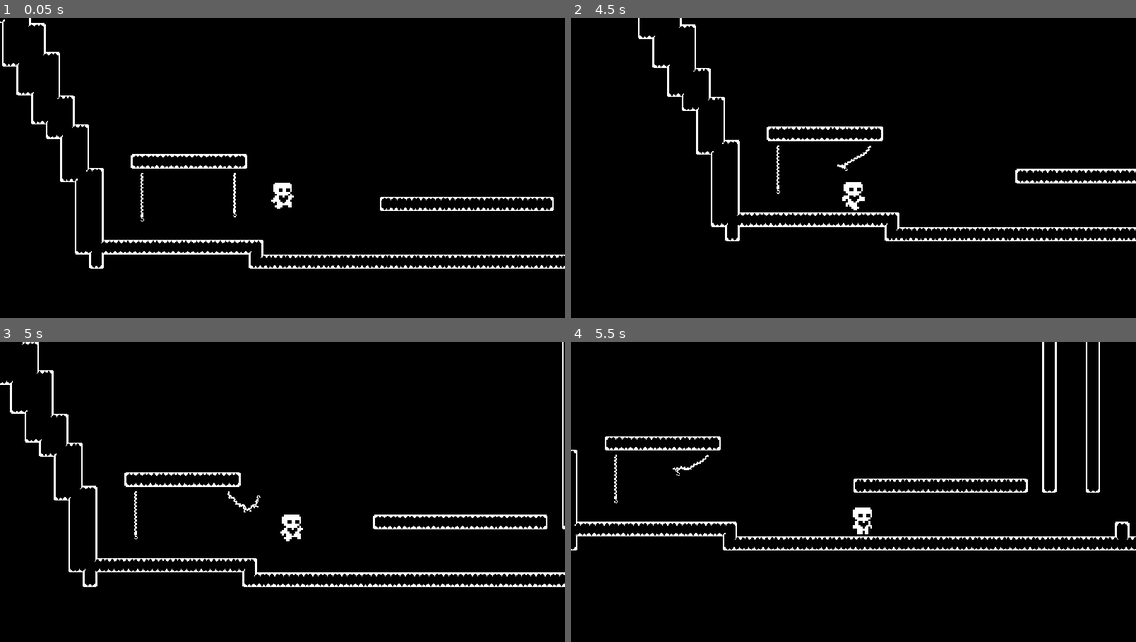
Above: before the commit, frames 1-4 (two rows, left to right).
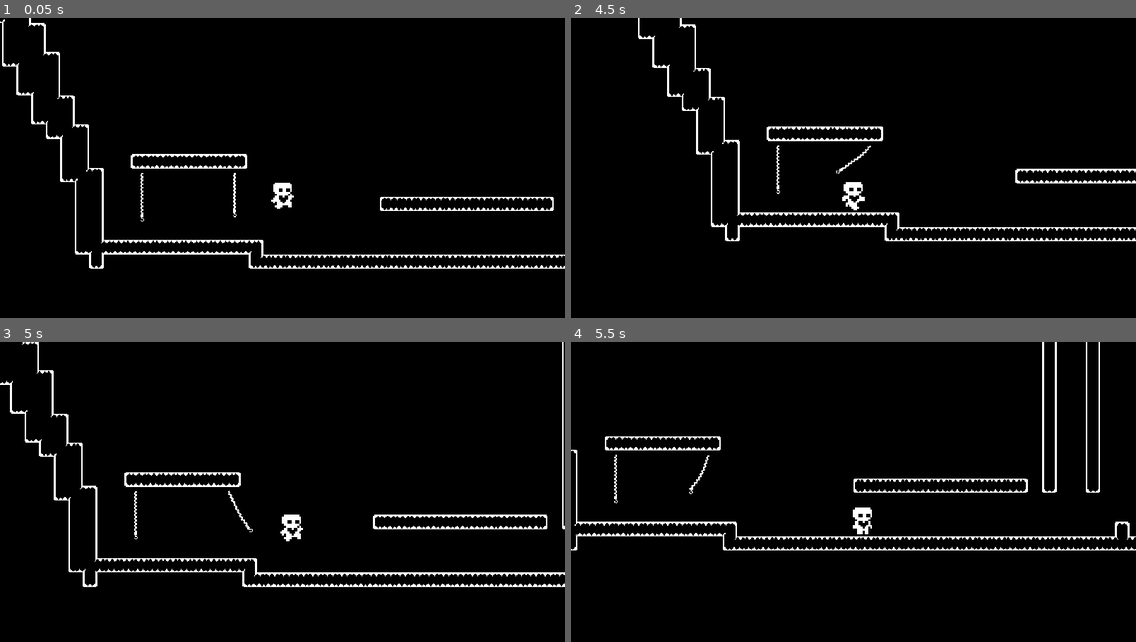
Above: after the commit, the same moments.

Repository: zemda/Trials
Game: Godot game, scene res://levels/TestMainMap.tscn
Two runs of this game, one before a commit and one after it. Both use one fixed random seed, a clock stepped at 60 frames per second and the inputs below.
Inputs (mouse positions are in pixels of both pictures, inside the frame that each line leads up to):
- Up to frame 1 (0.05 s): no input
- Up to frame 2 (4.5 s): move the mouse to (825, 240) at 0.52 s; hold Right (move_right) 0.53-2.03 s; click (825, 240) at 0.67 s; tap W (move_up) at 0.77, 1.52, 3.02, 3.77 s; move the mouse to (1023, 225) at 1.27 s; move the mouse to (684, 129) at 2.02 s; hold A (move_left) 2.03-4.28 s; move the mouse to (881, 177) at 2.77 s; click (881, 177) at 2.92 s; move the mouse to (768, 96) at 3.52 s; move the mouse to (977, 159) at 4.27 s; hold Right (move_right) from 4.28 s (still down)
- Up to frame 3 (5 s): keep holding Right (move_right); tap W (move_up) at 4.52 s
- Up to frame 4 (5.5 s): keep holding Right (move_right); move the mouse to (740, 516) at 5.02 s; click (740, 516) at 5.17 s

Frame 1 is identical in both runs. In frame 2, less than 0.1% of the frame differs, in the area x 46-54%, y 42-52%; in frame 3, 0.1%, in the area x 40-47%, y 49-64%; in frame 4, 0.1%.

Commit message:
improve rope stability

Diff:
--- a/src/scenes/characters/hook/grappling_hook.gd
+++ b/src/scenes/characters/hook/grappling_hook.gd
@@ -2,8 +2,8 @@
 
 @onready var tip: CharacterBody2D = $Tip
 
-const SPEED = 25
-const HOOK_PULL_SPEED = 350.0
+const SPEED = 30
+const HOOK_PULL_SPEED = 400.0
 
 var direction := Vector2.ZERO
 var tip_position := Vector2.ZERO
--- a/src/scripts/world/rope.gd
+++ b/src/scripts/world/rope.gd
@@ -11,6 +11,11 @@
 
 func create_rope():
 	var anchor_point = StaticBody2D.new()
+	var col = CollisionShape2D.new()
+	var shape = CircleShape2D.new()
+	shape.radius = 2
+	col.shape = shape
+	anchor_point.add_child(col)
 	add_child(anchor_point)
 	var previous_body = anchor_point
 	segment_count += 1
@@ -21,14 +26,28 @@
 		else:
 			segment = segment_scene.instantiate() as RigidBody2D
 		segment.position = Vector2(0, i * segment_spacing)
+		segment.mass = 0.2
+		#segment.gravity_scale = 0.25
+		segment.linear_damp = 0.5
+		segment.angular_damp = 200.0
 		add_child(segment)
 
 		var joint = PinJoint2D.new()
 		joint.softness = 0
-		joint.bias = 0.3
+		joint.bias = 0.2
 		joint.node_a = previous_body.get_path()
 		joint.node_b = segment.get_path()
 		joint.position = Vector2(0, i * segment_spacing)
 		add_child(joint)
 
+		var joint2 = DampedSpringJoint2D.new()
+		joint2.stiffness = 64
+		joint2.length = 1
+		joint2.damping = 1
+		joint2.bias = 0.9
+		joint2.node_a = previous_body.get_path()
+		joint2.node_b = segment.get_path()
+		joint2.position = Vector2(0, i * segment_spacing)
+		add_child(joint2)
+
 		previous_body = segment
